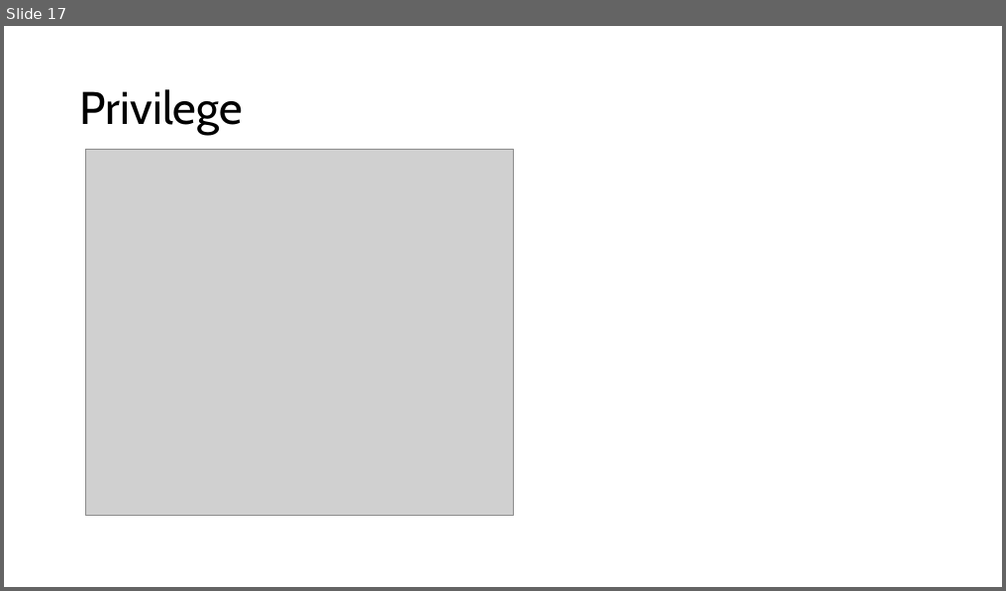
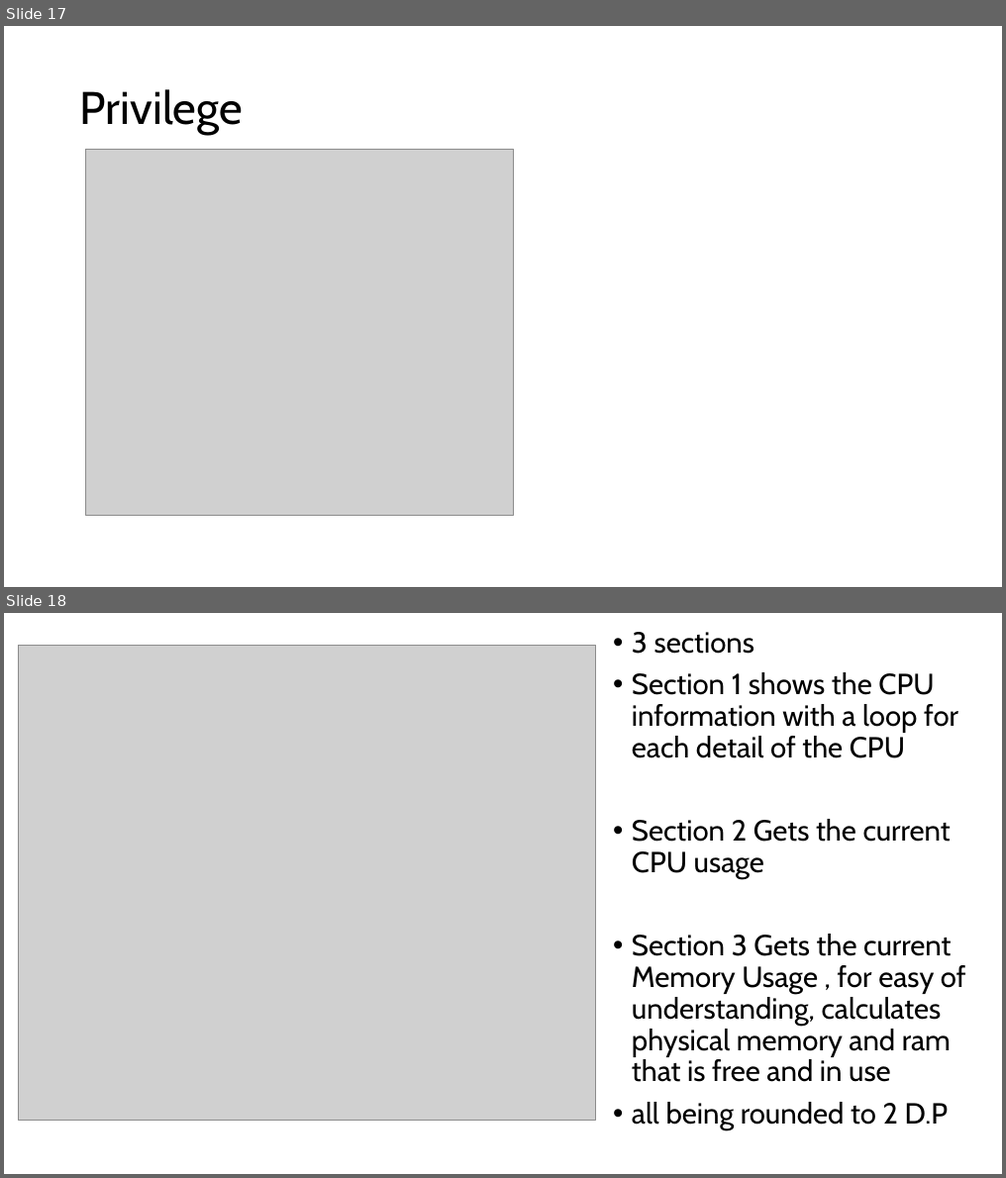
Before and after one commit to PengoPango/401IT_OperatingSystems_repos, a slide deck: 401_OperatingSystems/assignments/WINDOWS 11.pptx. Shown one above the other, each under a label of ours: slide 17 before the commit, slides 17 and 18 after it. The pictures are 1006x591 and 1006x1178 pixels, drawn with LibreOffice and Linux fonts; fonts in the diff are those of the drawing; grey boxes stand for pictures. Boxes give left, top, right and bottom in pixels: in the first picture for what was removed or moved away, otherwise in the second. Text is boxed around its words. In the diff, an @@ line names an element or a change of style, - is before the commit and + after.

Commit message:
section 2 complete

```diff
--- a/401_OperatingSystems/assignments/WINDOWS 11.pptx
+++ b/401_OperatingSystems/assignments/WINDOWS 11.pptx
@@ slide 18 added at <box>4,613,1002,1174</box>, background #FFFFFF @@
@@ text added at <box>632,632,966,1131</box>, 28 pt, text #000000 @@
+• 3 sections
+• Section 1 shows the CPU information with a loop for each detail of the CPU
+• Section 2 Gets the current CPU usage
+• Section 3 Gets the current Memory Usage , for easy of understanding, calculates physical memory and ram that is free and in use
+• all being rounded to 2 D.P
@@ picture added at <box>18,646,596,1121</box> @@
```
Also in this commit, not shown: 1 other slide added, 5 other files.
